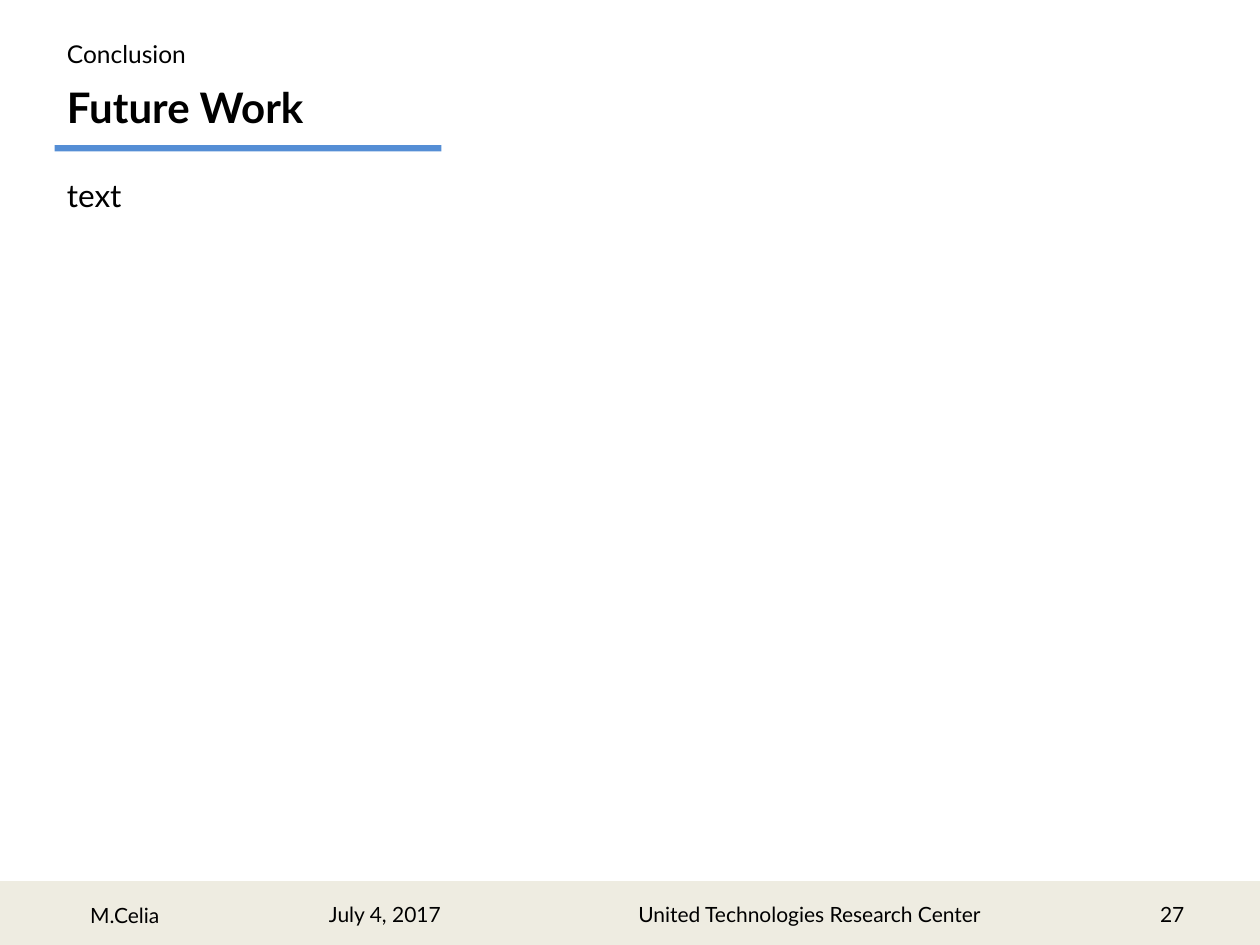
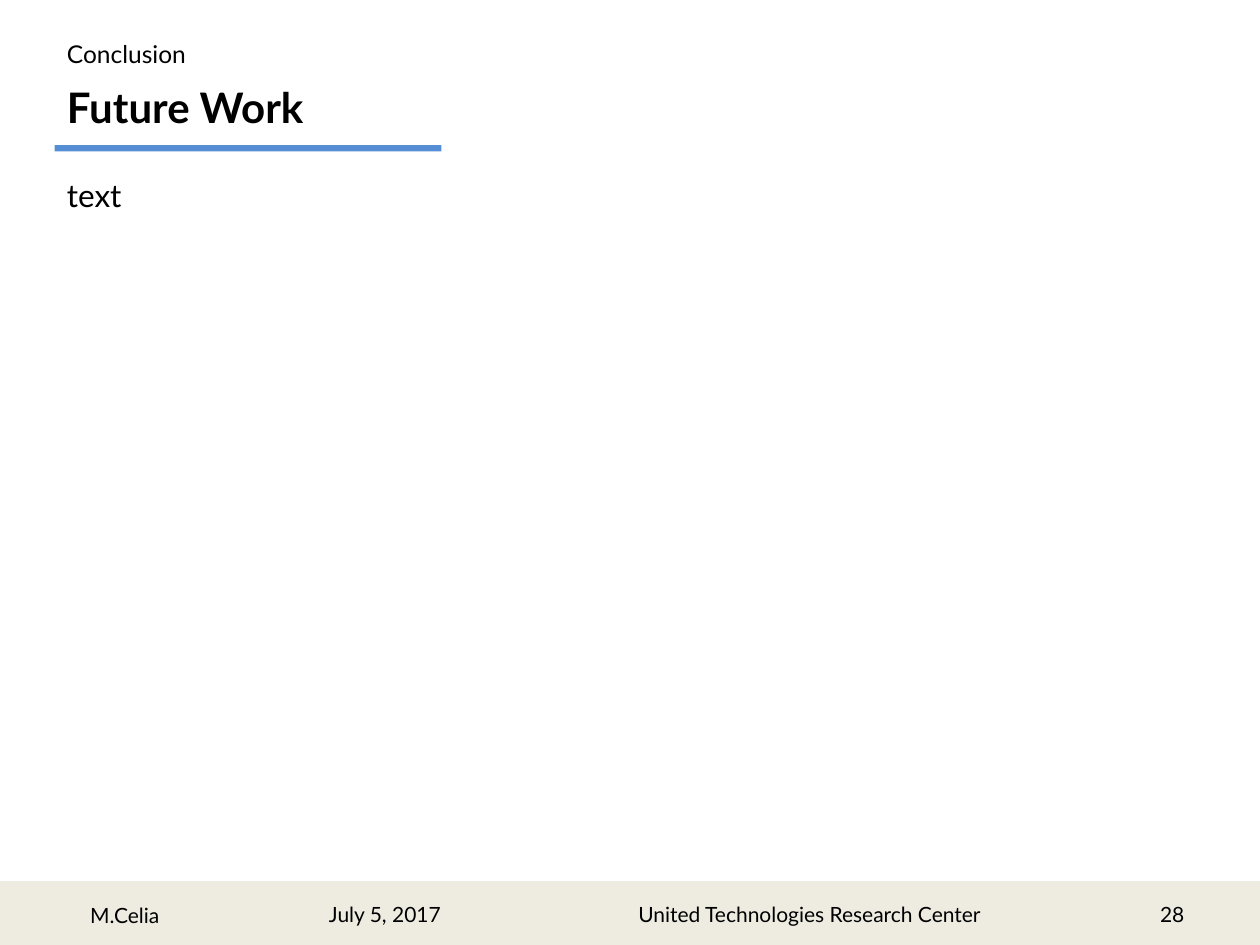
Before and after one commit to marcocelia/Master-Thesis, a slide deck: slide 28 of Presentation/RMpresentation.pptx (slide 27 before the commit). Drawn at 1260x945 pixels with LibreOffice and Linux fonts; fonts in the diff are those of the drawing. Boxes give left, top, right and bottom in pixels: in the first picture for what was removed or moved away, otherwise in the second. Text is boxed around its words. In the diff, an @@ line names an element or a change of style, - is before the commit and + after.

```diff
--- a/Presentation/RMpresentation.pptx
+++ b/Presentation/RMpresentation.pptx
@@ text at <box>329,906,441,926</box>: text changed @@
-July 4, 2017
+July 5, 2017
@@ page number at <box>1160,906,1184,922</box>: text changed @@
-27
+28
```
Also in this commit, not shown: 27 other slides changed, 1 slide added, 2 other files.
